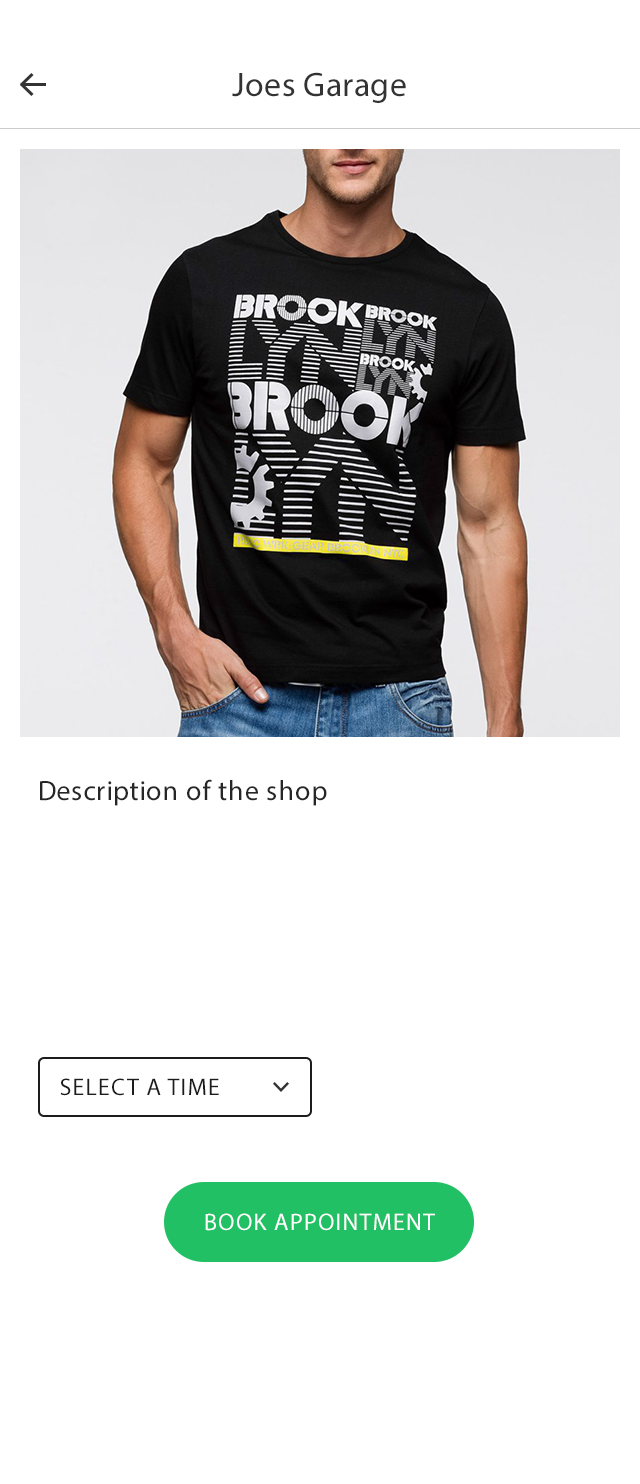
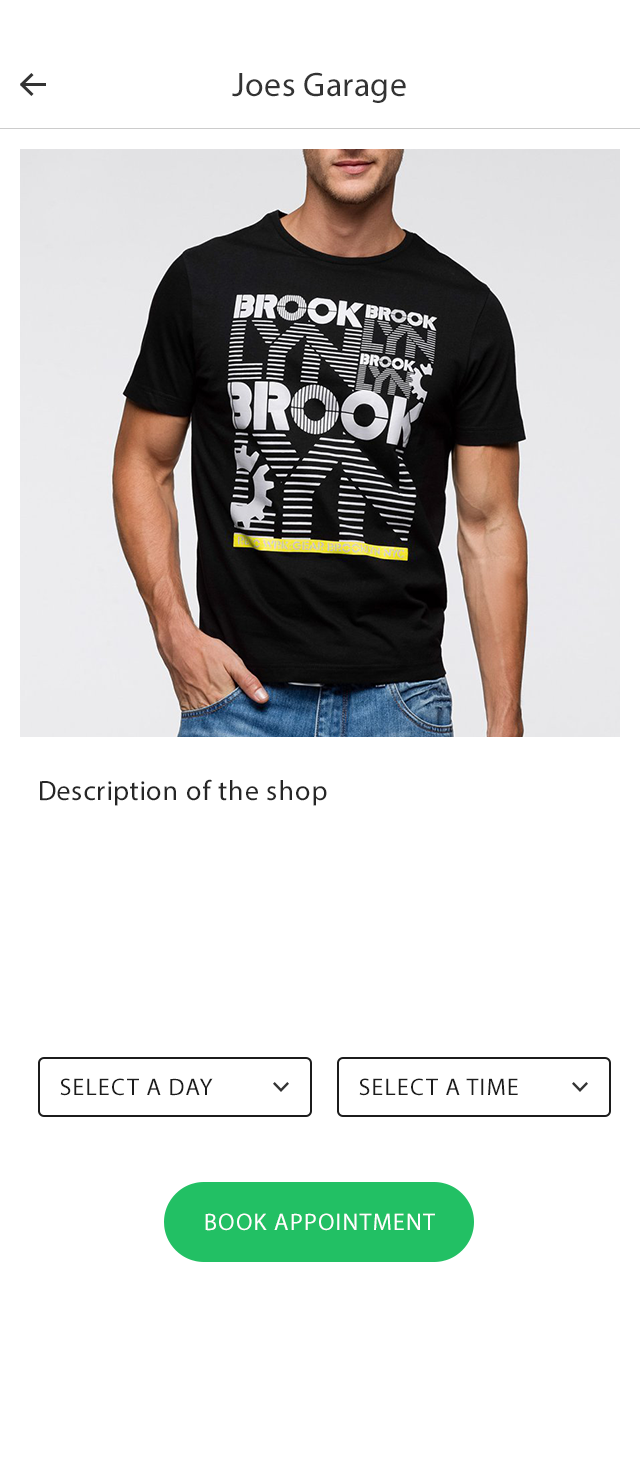
Revision of a layered 640×1484 image; what changed, layer by layer:
added group "Select a time copy" with 3 layers above "Select a day" over [337, 1057, 611, 1117]
added layer "SELECT A TIME" in group "Select a time copy" over [359, 1078, 518, 1096]
added layer "arrow down" (1st of 2, in "Select a time copy") in group "Select a time copy" over [572, 1082, 588, 1092]
added layer "outline" (1st of 2, in "Select a time copy") in group "Select a time copy" over [337, 1057, 611, 1117]
renamed "SELECT A TIME" to "SELECT A DAY", painted on it over [167, 1078, 219, 1096]
